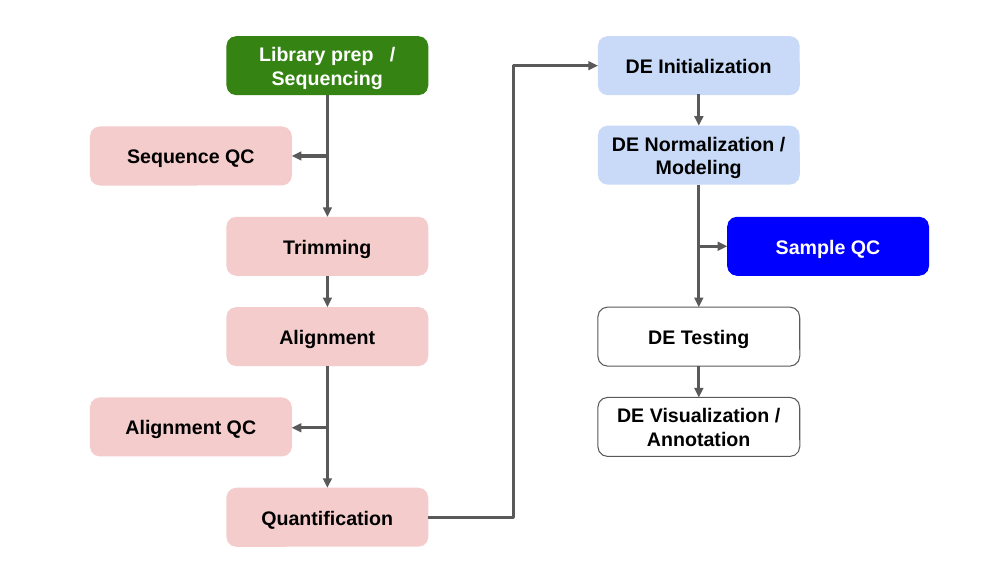
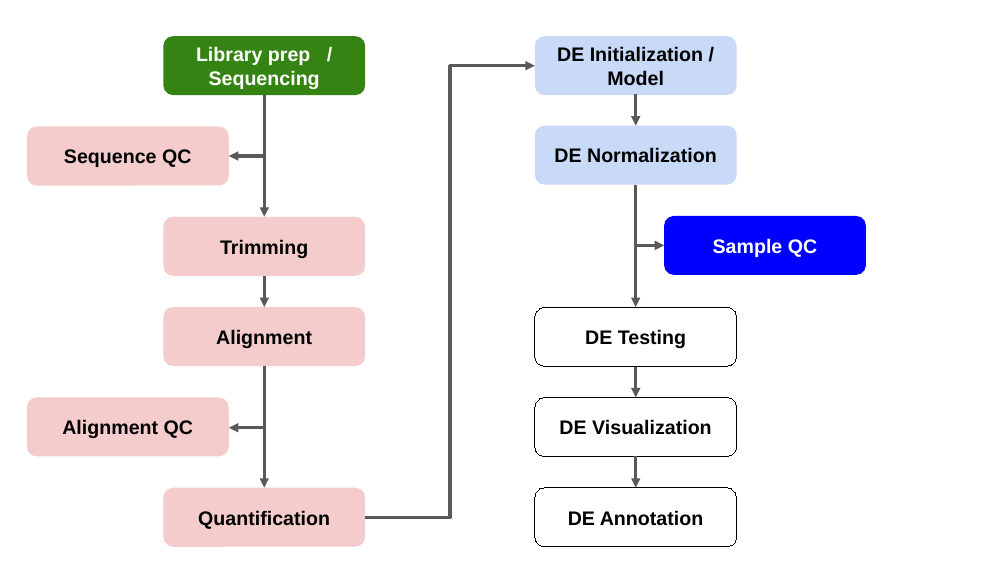
Before and after one commit to umich-brcf-bioinf/workshop-rnaseq-demystified, a slide deck: slide 10 of source/images/source/RSD_workshop_wayfinder.pptx. Drawn at 1008x567 pixels with LibreOffice and Linux fonts; fonts in the diff are those of the drawing. Boxes give left, top, right and bottom in pixels: in the first picture for what was removed or moved away, otherwise in the second. Text is boxed around its words. In the diff, an @@ line names an element or a change of style, - is before the commit and + after.

```diff
--- a/source/images/source/RSD_workshop_wayfinder.pptx
+++ b/source/images/source/RSD_workshop_wayfinder.pptx
@@ text in rounded rectangle at (557,46,703,86): text changed @@
-DE Initialization
+DE Initialization / Model
@@ text in rounded rectangle at (554,147,717,163): text changed @@
-DE Normalization / Modeling
+DE Normalization
@@ 11 rounded rectangles, 6 arrows, 4 elbow arrows: place and size @@
-11 rounded rectangles, 6 arrows, 4 elbow arrows at (90,36,928,547)
+11 rounded rectangles, 6 arrows, 4 elbow arrows at (27,36,866,547)
@@ rounded rectangle "DE Testing" at (535,307,737,367): outline #595959 0.75 pt to #000000 0.75 pt @@
@@ rounded rectangle "DE Visualization" at (535,397,737,457): outline #595959 0.75 pt to #000000 0.75 pt @@
@@ text in rounded rectangle at (559,419,712,435): text changed @@
-DE Visualization / Annotation
+DE Visualization
@@ arrow added from (636, 457) to (636, 488), #595959 2.25 pt @@
@@ rounded rectangle added at (535,488,737,547), outline #000000 0.75 pt, 14 pt, text #000000, bold @@
+DE Annotation
```
Also in this commit, not shown: 13 other slides changed, 2 slides added, 20 other files.
